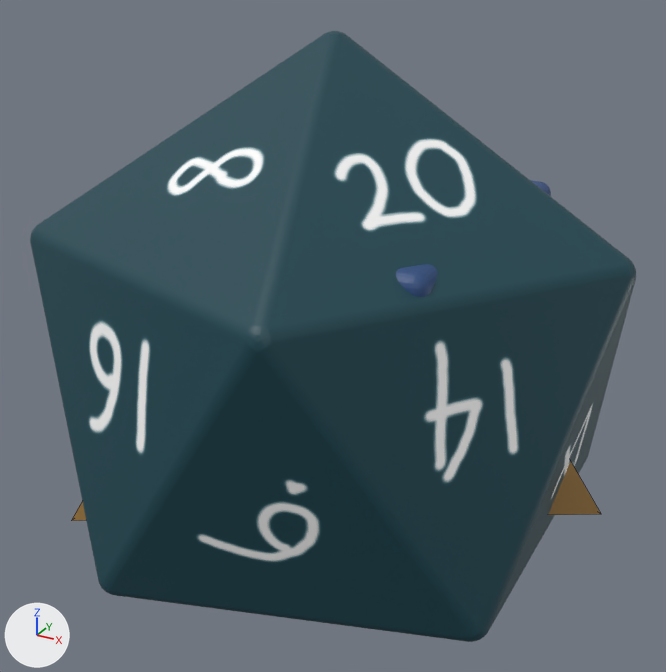
Renders of the glTF model public/devdice.glb from each side of a commit.
Before and after are seen from a camera (50 mm lens) standing at (0.275, -0.501, 0.264) and looking at (-0.003, 0.004, 0.012). Every picture has the same lights, and +X, +Y and +Z are marked at lower left. Mesh edges are drawn as thin lines on the coarser meshes. Objects named as collision shapes, trigger or cutter boxes, shadow casters or lower levels of detail are left out. Where no turn or scale is listed for an object, it has been applied to the vertices.

The scene before the commit, as lines of its bpy script (objects in view):
```python
me_cube = bpy.data.meshes.new('Cube')
me_cube.from_pydata(...)  # 296 vertices, 588 faces; spans x -0.11..0.11, y -0.11..0.11, z -0.11..0.11
me_cube.materials.append(mat_d6_numbers)  # picture img_d6_numbers
me_model = bpy.data.meshes.new('model')
me_model.from_pydata(...)  # 540 vertices, 1076 faces; spans x -0.19..0.19, y -0.181..0.181, z -0.21..0.21
me_model.materials.append(mat_d20_numbers)  # picture img_d20_numbers
me_solid = bpy.data.meshes.new('Solid')
me_solid.from_pydata(...)  # 4 vertices, 4 faces; spans x -0.094..0.189, y -0.163..0.163, z -0.067..0.2
me_solid.materials.append(mat_d4_numbers)  # picture img_d4_numbers
ob_d20_model = bpy.data.objects.new('d20_model', me_model)
ob_d20_model.location = (0.0, 0.0, 0.0)
ob_d4_model = bpy.data.objects.new('d4_model', me_solid)
ob_d4_model.location = (0.0, 0.0, 0.0)
ob_d6_model = bpy.data.objects.new('d6_model', me_cube)
ob_d6_model.location = (0.0, 0.0, 0.0)
```
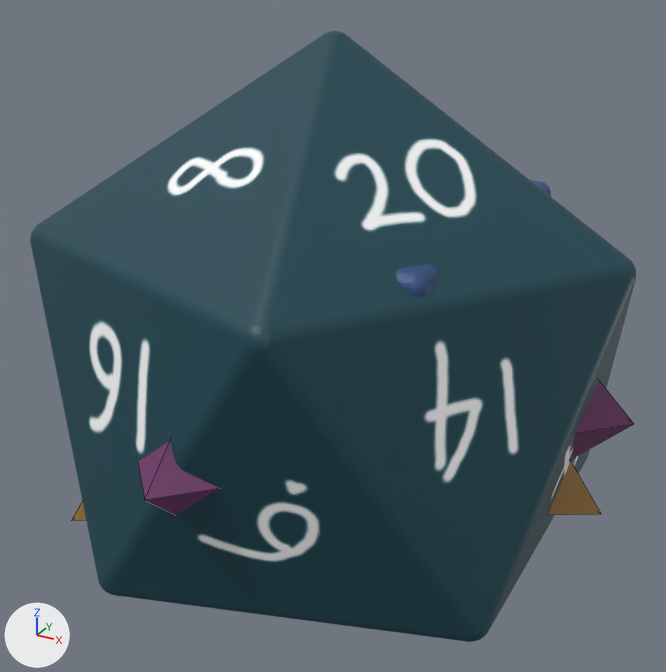
The change, as a diff of the scene's bpy script:
```diff
--- a/public/devdice.glb.py
+++ b/public/devdice.glb.py
@@ img_d8_numbers @@
+img_d8_numbers = load_image('d8_numbers', '_unpacked/d8_numbers', 1024, 1024, 'sRGB')
@@ mat_d8_numbers @@
+mat_d8_numbers = principled_material('d8_numbers')
+mat_d8_numbers.texture = img_d8_numbers
@@ me_solid_002 @@
+me_solid_002.from_pydata(...)  # 6 vertices, 8 faces; spans x -0.2..0.2, y -0.2..0.2, z -0.2..0.2
+me_solid_002.materials.append(mat_d8_numbers)  # picture img_d8_numbers
@@ ob_d8_model @@
+ob_d8_model = bpy.data.objects.new('d8_model', me_solid_002)
+ob_d8_model.location = (0.0, 0.0, 0.0)
```

Boxes [x1, y1, x2, y2] around the edits, measured in the pictures (666 x 672 px):
'd8_model', added (purple): after [138, 381, 634, 515]
